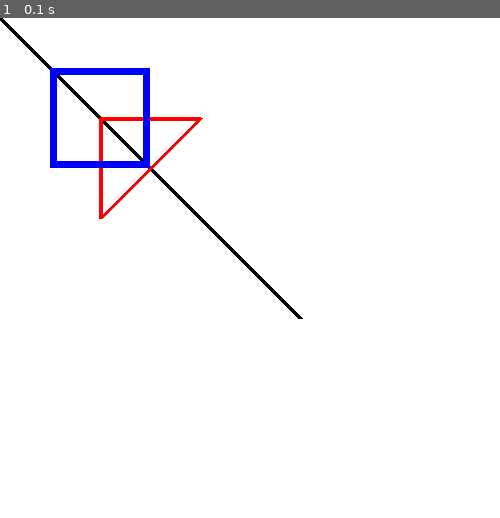
Above: before the commit, frame 1.
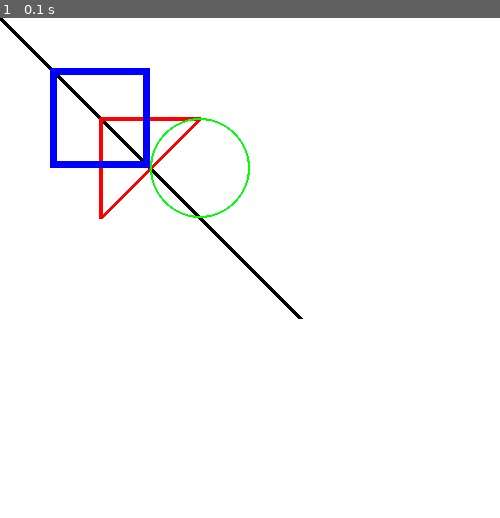
Above: after the commit, the same moment.

Repository: Santhosh-Kumar-2004/python-pygame-game-dev
Game: pygame game, started from Shapes.py
Same seed, same stepped clock (60 frames per second), same inputs: the game is played once before the commit and once after it.
Inputs:
- Up to frame 1 (0.1 s): no input

The runs differ from the first frame. In frame 1, 0.2% of the frame differs, in the area x 30-50%, y 20-40%.

Commit message:
Created circle using oygame

Diff:
--- a/Shapes.py
+++ b/Shapes.py
@@ -13,6 +13,7 @@
 pygame.draw.line(screen, "black", (0, 0), (300, 300), 5)
 pygame.draw.lines(screen, "red", True, [(100, 100), (200, 100), (100, 200)], 4)
 pygame.draw.rect(screen, "blue", (50, 50, 100, 100), 7)
+pygame.draw.circle(screen, "green", (200, 150), 50, 2)
 
 #Loop for the closing of the window
 done = True
